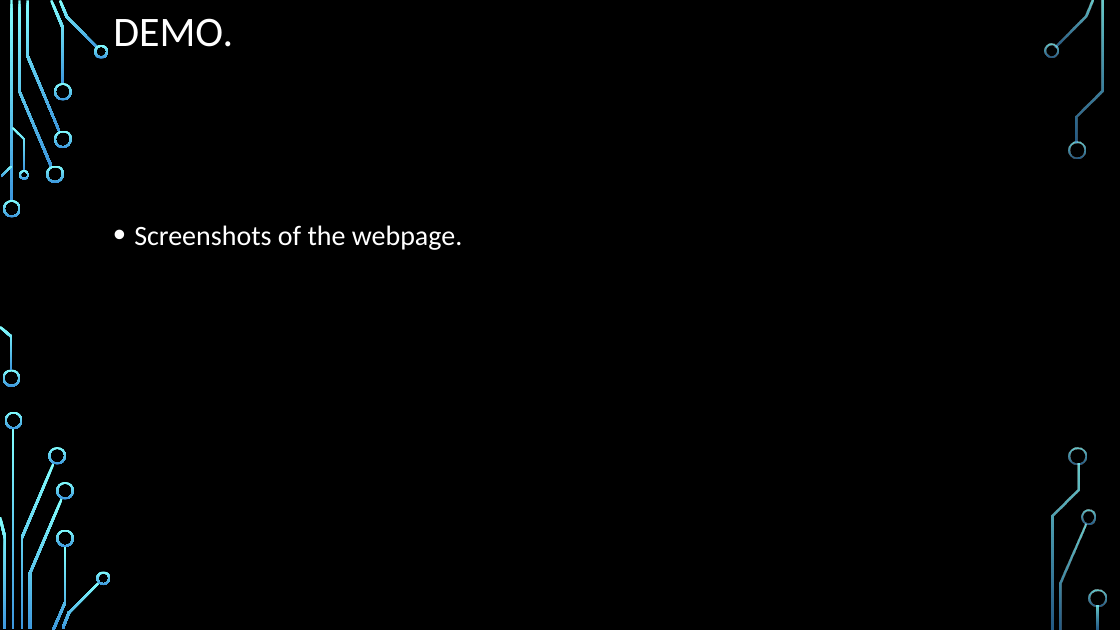
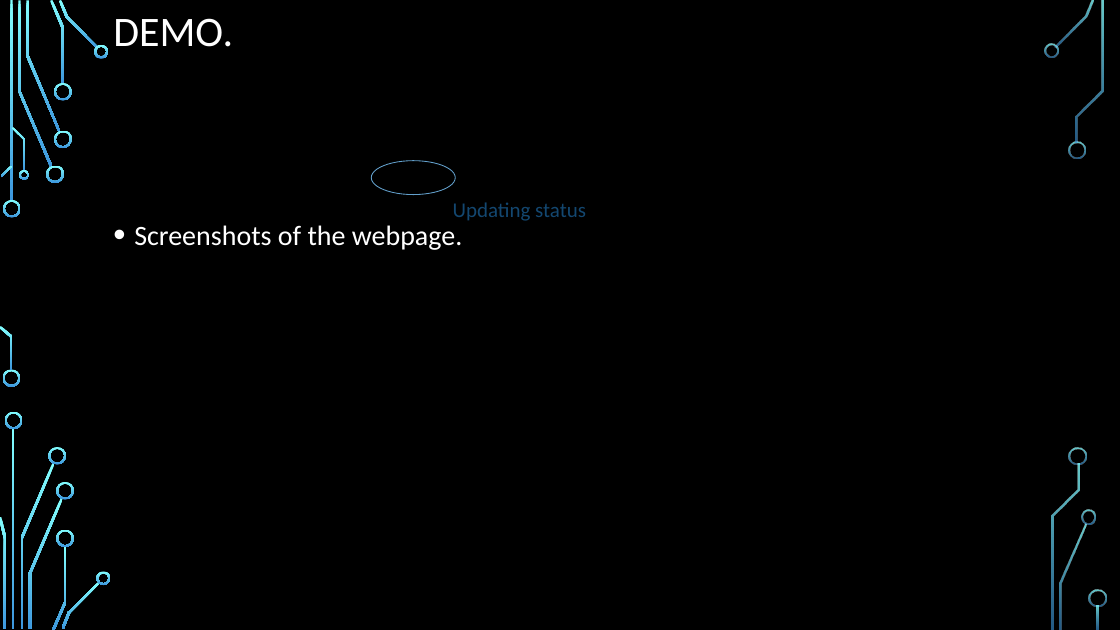
Before and after one commit to RahulPurbhoo/Capstone-Project, a slide deck: slide 20 of Capstone _Project.pptx (slide 5 before the commit). Drawn at 1120x630 pixels with LibreOffice and Linux fonts; fonts in the diff are those of the drawing; background and template pictures are left out. Boxes give left, top, right and bottom in pixels: in the first picture for what was removed or moved away, otherwise in the second. Text is boxed around its words. In the diff, an @@ line names an element or a change of style, - is before the commit and + after.

```diff
--- a/Capstone _Project.pptx
+++ b/Capstone _Project.pptx
@@ ellipse added at (371, 160, 455, 194), outline #63A0CC 0.75 pt @@
@@ text added at (453, 202, 586, 221), 18 pt, text #134770 @@
+Updating status
```
Also in this commit, not shown: 3 other slides changed, 11 slides added, 11 slides removed, 1 other file.
